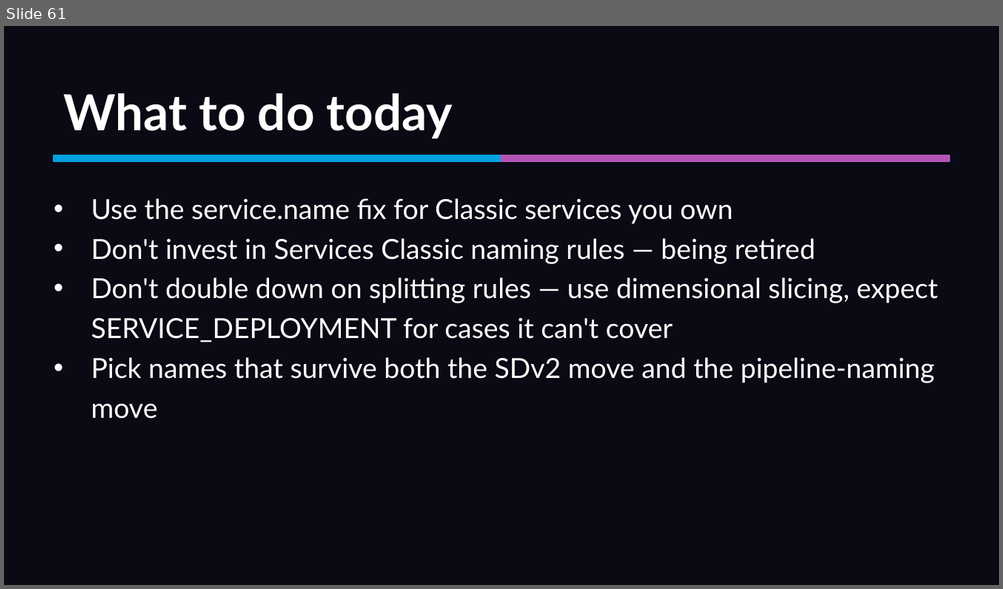
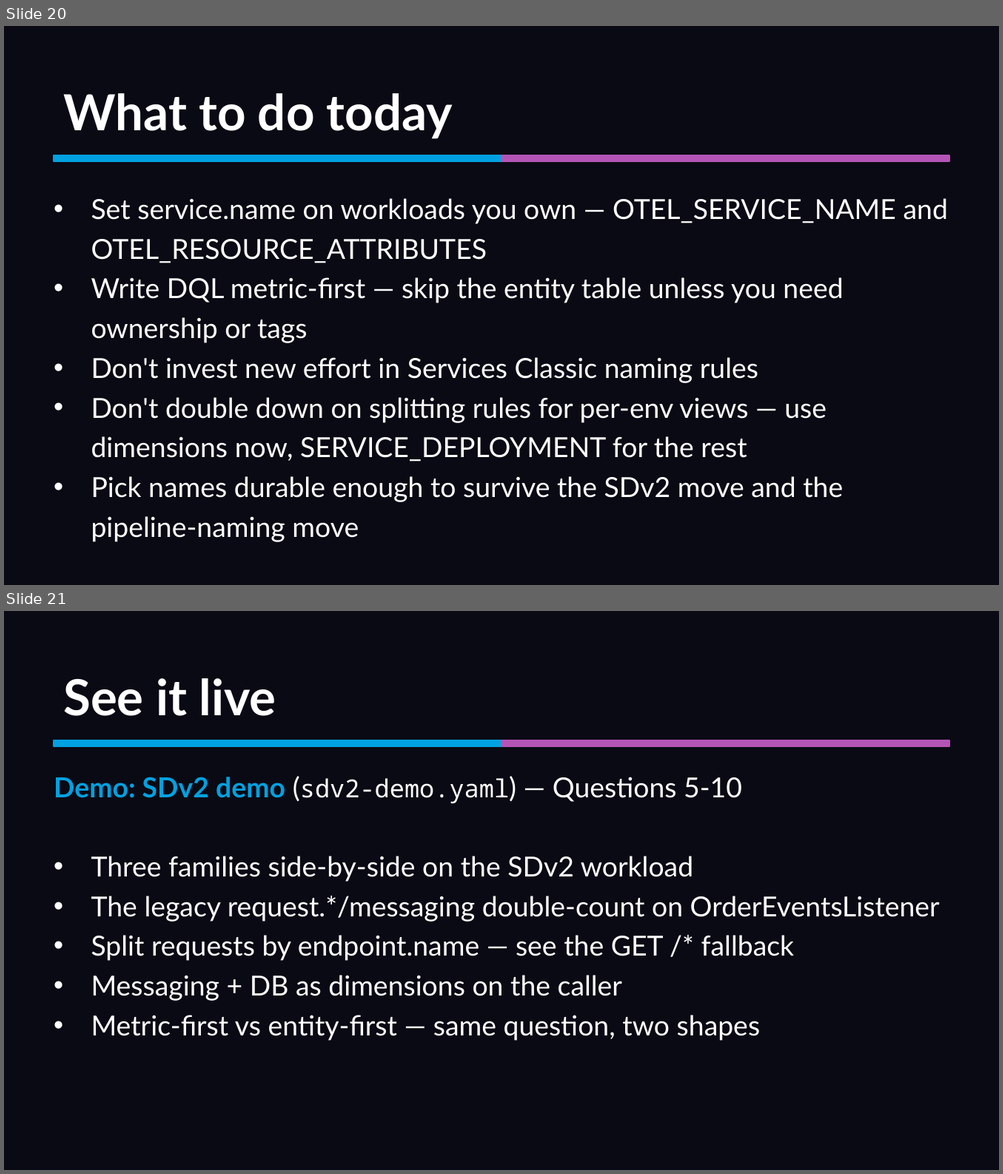
Before and after one commit to mreider/orders-demo, a slide deck: presentation/sdv2-presentation.pptx. Shown one above the other, each under a label of ours: slide 61 before the commit, slides 20 and 21 after it. The pictures are 1003x589 and 1003x1174 pixels, drawn with LibreOffice and Linux fonts; fonts in the diff are those of the drawing. Boxes give left, top, right and bottom in pixels: in the first picture for what was removed or moved away, otherwise in the second. Text is boxed around its words. In the diff, an @@ line names an element or a change of style, - is before the commit and + after.

```diff
--- a/presentation/sdv2-presentation.pptx
+++ b/presentation/sdv2-presentation.pptx
@@ slide 21 added at [4, 611, 999, 1170], background #0A0A14 @@
@@ text added at [63, 678, 276, 716], 36 pt, text #FFFFFF, bold @@
+See it live
@@ rectangle added at [54, 741, 501, 746], fill #00A1E0, outline #00A1E0 1 pt @@
@@ rectangle added at [501, 741, 949, 746], fill #B455B6, outline #B455B6 1 pt @@
@@ text added at [54, 777, 742, 804], 20 pt, text #FFFFFF @@
+Demo: SDv2 demo (sdv2-demo.yaml) — Questions 5-10
@@ text added at [91, 856, 939, 1041], 20 pt, text #FFFFFF @@
+• Three families side-by-side on the SDv2 workload
+• The legacy request.*/messaging double-count on OrderEventsListener
+• Split requests by endpoint.name — see the GET /* fallback
+• Messaging + DB as dimensions on the caller
+• Metric-first vs entity-first — same question, two shapes
@@ what was slide 61 is now slide 20 @@
@@ slide 20 changed as well @@
@@ text at [91, 198, 948, 543]: text changed @@
-• Use the service.name fix for Classic services you own
-• Don't invest in Services Classic naming rules — being retired
-• Don't double down on splitting rules — use dimensional slicing, expect SERVICE_DEPLOYMENT for cases it can't cover
-• Pick names that survive both the SDv2 move and the pipeline-naming move
+• Set service.name on workloads you own — OTEL_SERVICE_NAME and OTEL_RESOURCE_ATTRIBUTES
+• Write DQL metric-first — skip the entity table unless you need ownership or tags
+• Don't invest new effort in Services Classic naming rules
+• Don't double down on splitting rules for per-env views — use dimensions now, SERVICE_DEPLOYMENT for the rest
+• Pick names durable enough to survive the SDv2 move and the pipeline-naming move
```
Also in this commit, not shown: 5 other slides changed, 10 other slides added, 52 slides removed, 54 other files.
